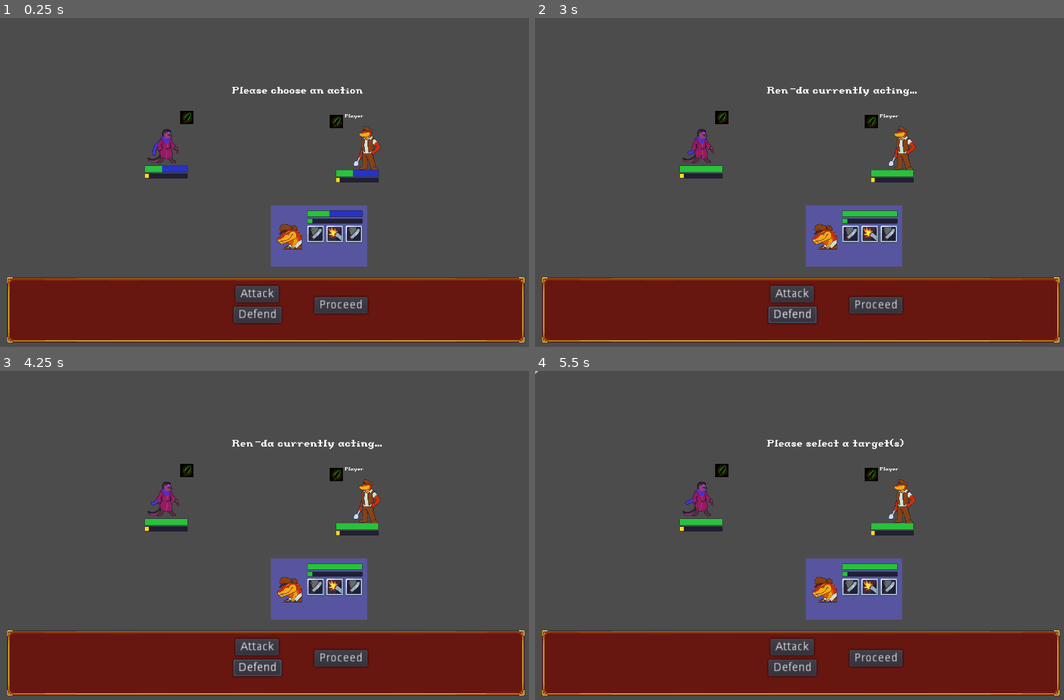
Above: before the commit, frames 1-4 (two rows, left to right).
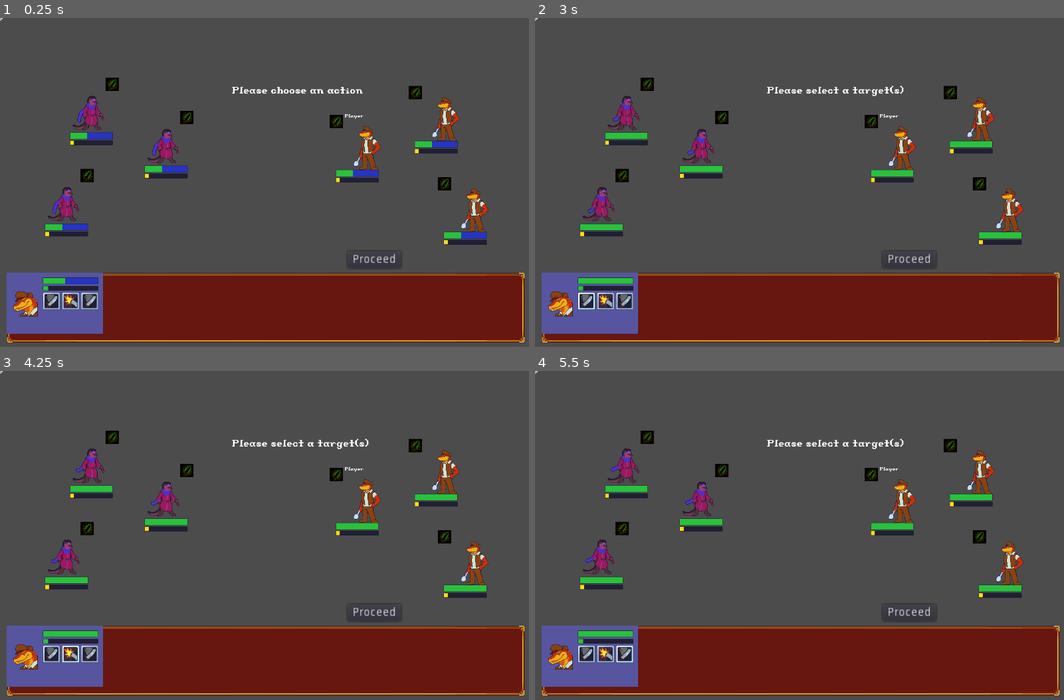
Above: after the commit, the same moments.

Repository: Introdile/SenRPG
Game: Godot game, scene res://Battle/Battle.tscn
Same seed, same stepped clock (60 frames per second), same inputs: the game is played once before the commit and once after it.
Inputs (mouse positions are in pixels of both pictures, inside the frame that each line leads up to):
- Up to frame 1 (0.25 s): no input
- Up to frame 2 (3 s): click (794, 294) at 0.5 s, where only the run before the commit has a clickable "Attack"; click "Proceed" at 1.25 s; click (794, 314) at 2 s, where only the run before the commit has a clickable "Defend"; click (587, 300) at 2.77 s
- Up to frame 3 (4.25 s): click (68, 653) at 3.52 s
- Up to frame 4 (5.5 s): click (852, 588) at 4.27 s; click (624, 653) at 5.02 s

The runs differ from the first frame. In frame 1, 13% of the frame differs, in the area x 0-100%, y 0-96%; in frame 2, 13%; in frame 3, 13%; in frame 4, 13%.

Commit message:
targetting!
abilities are now targettable, although all cases havent been properly programmed in yet
currently working on getting multiple battlers functional, although the ui's being a bit of a dip

Diff:
--- a/Battle/Battle.gd
+++ b/Battle/Battle.gd
@@ -22,12 +22,14 @@
 
 onready var pip = get_node("selectPip")
 
-onready var battlers #= get_tree().get_nodes_in_group("battler")
+onready var battlers
 var foes = []
 var ally = []
 var actionOrder = []
 
 var currentBattler = 0
+var currentAction
+var currentCharacter
 
 func _ready():
 
@@ -45,7 +47,8 @@
 
 		# set the reference character (from the gamedata) and the position of the battler
 		n.character = i
-		n.global_position = allypos[0].global_position
+		n.global_position = allypos.front().global_position
+		allypos.pop_front()
 		n.name = n.character.char_name
 		# add it to the scene,,,
 		$Battlers.add_child(n)
@@ -53,8 +56,8 @@
 		# this sets up the ui
 		var nui = charUI.instance()
 		nui.attachedChar = n
-		nui.rect_position = Vector2(652,452) #TODO: add it to a container that'll handle this automatically
-		ui.add_child(nui)
+		#nui.rect_position = Vector2(652,452) #TODO: add it to a container that'll handle this automatically
+		$UI/NPBack.add_child(nui)
 
 		if n.global_position.x > get_viewport().size.x / 2:
 			n.flip_battler()
@@ -70,7 +73,8 @@
 		var nbi = load(i.char_battler_scene)
 		var n = nbi.instance()
 		n.character = i
-		n.global_position = foepos[0].global_position
+		n.global_position = foepos.front().global_position
+		foepos.pop_front()
 		n.name = n.character.char_name
 		$Battlers.add_child(n)
 
@@ -136,15 +140,40 @@
 func _on_battler_hover(object,event):
 	if state == battleState.TARGET:
 		if event == "hover":
-			if !$selectPip/Tween.is_active():
-				$selectPip/Tween.interpolate_property(pip,"global_position",pip.global_position,object.above.global_position,0.25,Tween.TRANS_LINEAR,Tween.EASE_IN)
-				$selectPip/Tween.start()
+			match currentAction["targets"]:
+				"ONE_FOE":
+					if foes.has(object):
+						pip.move_to(object)
+				"ONE_ALLY":
+					if ally.has(object):
+						pip.move_to(object)
+
+		if event == "click":
+			var selTarget
+			match currentAction["targets"]:
+				"ONE_FOE":
+					if foes.has(object):
+						selTarget = object
+				"ONE_ALLY":
+					if ally.has(object):
+						selTarget = object
+			if selTarget != null:
+				currentCharacter.target.append(selTarget)
+				print(currentCharacter.name + " has targetted " + selTarget.name + " with ability " + currentCharacter.action["name"])
+				currentAction = null
+				currentCharacter = null
+				pip.visible = false
+				changeState(battleState.PLAN)
 
 func _on_ability_chosen(ab,ch):
+	if !ch.target.empty(): ch.target.clear()
 	ch.action = ab
-	if ab["targets"] == "ONE_FOE":
-		changeState(battleState.TARGET)
-#	ch.target.append(foes[0])
+	currentAction = ab
+	currentCharacter = ch
+
+	match ab["targets"]:
+		"ONE_FOE":
+			changeState(battleState.TARGET)
 
 func _on_proceedButton_pressed():
 	if state == battleState.PLAN:
--- a/Battle/Battle.tscn
+++ b/Battle/Battle.tscn
@@ -4,7 +4,7 @@
 [ext_resource path="res://Assets/frame.png" type="Texture" id=2]
 [ext_resource path="res://Prefabs/fontILabel.tscn" type="PackedScene" id=3]
 [ext_resource path="res://Assets/Fonts/Introdile.ttf" type="DynamicFontData" id=4]
-[ext_resource path="res://Assets/UI/select_pip.png" type="Texture" id=5]
+[ext_resource path="res://Battle/UI/selectPip.tscn" type="PackedScene" id=5]
 
 [sub_resource type="DynamicFont" id=1]
 
@@ -14,7 +14,7 @@
 font_data = ExtResource( 4 )
 _sections_unfolded = [ "Extra Spacing", "Font", "Settings" ]
 
-[node name="Battle" type="Node"]
+[node name="Battle" type="Node" index="0"]
 
 script = ExtResource( 1 )
 
@@ -27,11 +27,39 @@
 position = Vector2( 860, 310 )
 _sections_unfolded = [ "Transform" ]
 
-[node name="FoePos" type="Position2D" parent="Battlers" index="1" groups=[
+[node name="AllyPos2" type="Position2D" parent="Battlers" index="1" groups=[
+"ally",
+]]
+
+position = Vector2( 1050, 240 )
+_sections_unfolded = [ "Transform" ]
+
+[node name="AllyPos3" type="Position2D" parent="Battlers" index="2" groups=[
+"ally",
+]]
+
+position = Vector2( 1120, 460 )
+_sections_unfolded = [ "Transform" ]
+
+[node name="FoePos" type="Position2D" parent="Battlers" index="3" groups=[
 "foe",
 ]]
 
 position = Vector2( 400, 300 )
+_sections_unfolded = [ "Transform" ]
+
+[node name="FoePos2" type="Position2D" parent="Battlers" index="4" groups=[
+"foe",
+]]
+
+position = Vector2( 220, 220 )
+_sections_unfolded = [ "Transform" ]
+
+[node name="FoePos3" type="Position2D" parent="Battlers" index="5" groups=[
+"foe",
+]]
+
+position = Vector2( 160, 440 )
 _sections_unfolded = [ "Transform" ]
 
 [node name="UI" type="Control" parent="." index="1"]
@@ -49,93 +77,16 @@
 size_flags_horizontal = 1
 size_flags_vertical = 1
 
-[node name="NPBack" type="NinePatchRect" parent="UI" index="0"]
+[node name="proceedButton" type="Button" parent="UI" index="0"]
 
 anchor_left = 0.0
 anchor_top = 0.0
 anchor_right = 0.0
 anchor_bottom = 0.0
-margin_left = 16.0
-margin_top = 625.0
-margin_right = 1264.0
-margin_bottom = 784.0
-rect_pivot_offset = Vector2( 0, 0 )
-rect_clip_content = false
-mouse_filter = 2
-mouse_default_cursor_shape = 0
-size_flags_horizontal = 1
-size_flags_vertical = 1
-texture = ExtResource( 2 )
-patch_margin_left = 16
-patch_margin_top = 16
-patch_margin_right = 16
-patch_margin_bottom = 16
-_sections_unfolded = [ "Margin", "Patch Margin", "Rect" ]
-
-[node name="attackButton" type="Button" parent="UI/NPBack" index="0"]
-
-anchor_left = 0.0
-anchor_top = 0.0
-anchor_right = 0.0
-anchor_bottom = 0.0
-margin_left = 551.0
-margin_top = 21.0
-margin_right = 603.0
-margin_bottom = 41.0
-rect_scale = Vector2( 2, 2 )
-rect_pivot_offset = Vector2( 0, 0 )
-rect_clip_content = false
-focus_mode = 2
-mouse_filter = 0
-mouse_default_cursor_shape = 0
-size_flags_horizontal = 1
-size_flags_vertical = 1
-toggle_mode = false
-enabled_focus_mode = 2
-shortcut = null
-group = null
-text = "Attack"
-flat = false
-align = 1
-_sections_unfolded = [ "Rect" ]
-
-[node name="defendButton" type="Button" parent="UI/NPBack" index="1"]
-
-anchor_left = 0.0
-anchor_top = 0.0
-anchor_right = 0.0
-anchor_bottom = 0.0
-margin_left = 546.0
-margin_top = 71.0
-margin_right = 604.0
-margin_bottom = 91.0
-rect_scale = Vector2( 2, 2 )
-rect_pivot_offset = Vector2( 0, 0 )
-rect_clip_content = false
-focus_mode = 2
-mouse_filter = 0
-mouse_default_cursor_shape = 0
-size_flags_horizontal = 1
-size_flags_vertical = 1
-toggle_mode = false
-enabled_focus_mode = 2
-shortcut = null
-group = null
-text = "Defend"
-flat = false
-align = 1
-_sections_unfolded = [ "Rect" ]
-
-[node name="proceedButton" type="Button" parent="UI/NPBack" index="2"]
-
-anchor_left = 0.0
-anchor_top = 0.0
-anchor_right = 0.0
-anchor_bottom = 0.0
-margin_left = 741.0
-margin_top = 48.0
-margin_right = 799.0
-margin_bottom = 68.0
+margin_left = 837.0
+margin_top = 563.0
+margin_right = 901.0
+margin_bottom = 583.0
 rect_scale = Vector2( 2, 2 )
 rect_pivot_offset = Vector2( 0, 0 )
 rect_clip_content = false
@@ -153,7 +104,30 @@
 align = 1
 _sections_unfolded = [ "Rect" ]
 
-[node name="stateLabel" parent="UI" index="1" instance=ExtResource( 3 )]
+[node name="NPBack" type="NinePatchRect" parent="UI" index="1"]
+
+anchor_left = 0.0
+anchor_top = 0.0
+anchor_right = 1.0
+anchor_bottom = 1.0
+margin_left = 16.0
+margin_top = 614.0
+margin_right = 1224.0
+margin_bottom = 744.0
+rect_pivot_offset = Vector2( 0, 0 )
+rect_clip_content = false
+mouse_filter = 2
+mouse_default_cursor_shape = 0
+size_flags_horizontal = 1
+size_flags_vertical = 1
+texture = ExtResource( 2 )
+patch_margin_left = 16
+patch_margin_top = 16
+patch_margin_right = 16
+patch_margin_bottom = 16
+_sections_unfolded = [ "Margin", "Patch Margin", "Rect" ]
+
+[node name="stateLabel" parent="UI" index="2" instance=ExtResource( 3 )]
 
 margin_left = 559.0
 margin_top = 162.0
@@ -169,20 +143,6 @@
 margin_bottom = 243.0
 text = "Player"
 
-[node name="selectPip" type="Sprite" parent="." index="3"]
+[node name="selectPip" parent="." index="3" instance=ExtResource( 5 )]
 
-visible = false
-texture = ExtResource( 5 )
-
-[node name="Tween" type="Tween" parent="selectPip" index="0"]
-
-repeat = false
-playback_process_mode = 1
-playback_speed = 1.0
-playback/active = false
-playback/repeat = false
-playback/speed = 1.0
-
-[connection signal="pressed" from="UI/NPBack/attackButton" to="." method="_on_attackButton_pressed"]
-
-[connection signal="pressed" from="UI/NPBack/proceedButton" to="." method="_on_proceedButton_pressed"]
+[connection signal="pressed" from="UI/proceedButton" to="." method="_on_proceedButton_pressed"]
--- a/Battle/Battler.tscn
+++ b/Battle/Battler.tscn
@@ -80,7 +80,7 @@
 "values": [ 0, 1, 2, 3, 4, 5, 6, 7 ]
 }
 
-[node name="Battler" type="Node2D" index="0" groups=[
+[node name="Battler" type="Node2D" groups=[
 "battler",
 ]]
 
--- a/Battle/UI/characterUI.gd
+++ b/Battle/UI/characterUI.gd
@@ -45,8 +45,8 @@
 			var nab = abilityButton.instance()
 			nab.attach_ability(i)
 			nab.uiParent = self
-			nab.connect("ability_pressed",get_parent().get_parent(),"_on_ability_chosen")
-			print("Created button for ability " + i["name"])
+			if !nab.is_connected("ability_pressed",get_parent().get_parent().get_parent(),"_on_ability_chosen"):
+				nab.connect("ability_pressed",get_parent().get_parent().get_parent(),"_on_ability_chosen")
 			abilityGrid.add_child(nab)
 			n += 1
 		else: pass
--- /dev/null
+++ b/Battle/UI/selectPip.gd
@@ -0,0 +1,20 @@
+extends Sprite
+
+var c_target
+
+func move_to(target):
+	#target should only be a battler node
+	if target != c_target:
+		c_target = target
+		if !$Tween.is_active():
+			$Tween.interpolate_property(self,"global_position",global_position,target.above.global_position,0.25,Tween.TRANS_LINEAR,Tween.EASE_IN)
+			$Tween.start()
+		else:
+			$Tween.stop_all()
+			$Tween.remove_all()
+
+
+
+func _on_Tween_tween_completed(object, key):
+	$Tween.stop_all()
+	$Tween.remove_all()
--- /dev/null
+++ b/Battle/UI/selectPip.tscn
@@ -0,0 +1,20 @@
+[gd_scene load_steps=3 format=2]
+
+[ext_resource path="res://Assets/UI/select_pip.png" type="Texture" id=1]
+[ext_resource path="res://Battle/UI/selectPip.gd" type="Script" id=2]
+
+[node name="selectPip" type="Sprite"]
+
+texture = ExtResource( 1 )
+script = ExtResource( 2 )
+
+[node name="Tween" type="Tween" parent="." index="0"]
+
+repeat = false
+playback_process_mode = 1
+playback_speed = 1.0
+playback/active = false
+playback/repeat = false
+playback/speed = 1.0
+
+[connection signal="tween_completed" from="Tween" to="." method="_on_Tween_tween_completed"]
--- a/Database/Global_GameData.gd
+++ b/Database/Global_GameData.gd
@@ -7,10 +7,14 @@
 onready var characterScript = preload("res://Scripts/character.gd")
 
 func _ready():
-	var n = characterScript.new()
-	n.load_info_from_database("character",0)
-	party.append(n)
 
-	n = characterScript.new()
-	n.load_info_from_database("character",1)
-	foeparty.append(n)
+	for i in range(3):
+		var n = characterScript.new()
+		n.load_info_from_database("character",0)
+		party.append(n)
+	print(str(party))
+	for i in range(3):
+		var n = characterScript.new()
+		n.load_info_from_database("character",1)
+		foeparty.append(n)
+	print(str(foeparty))
